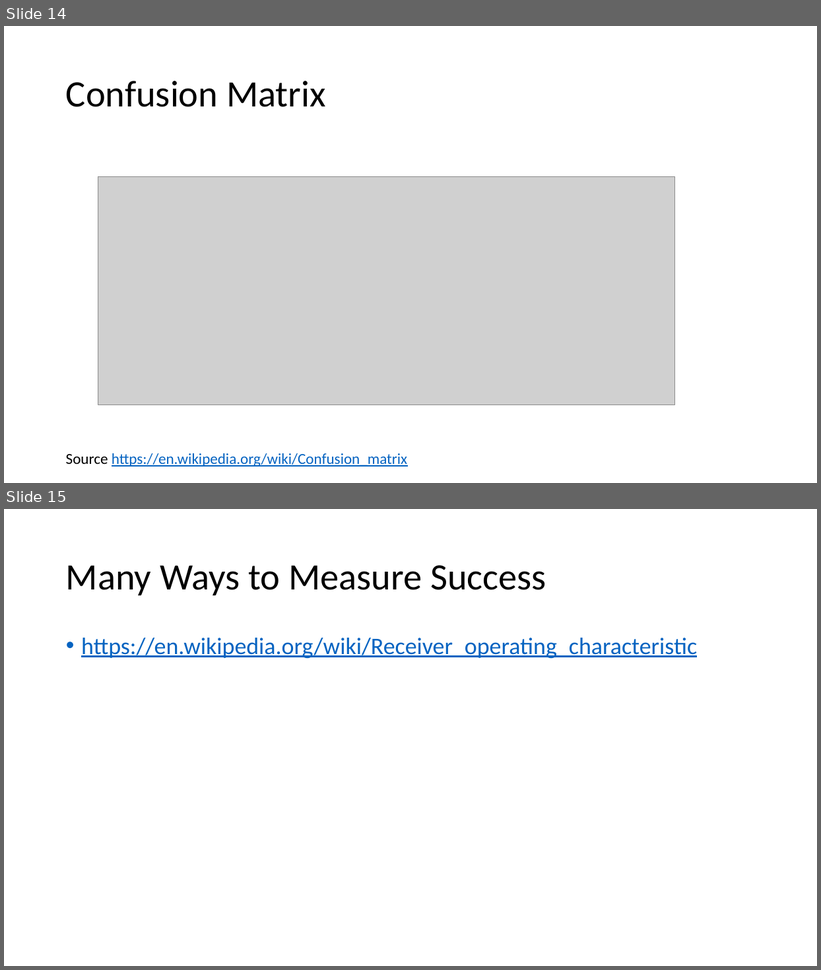
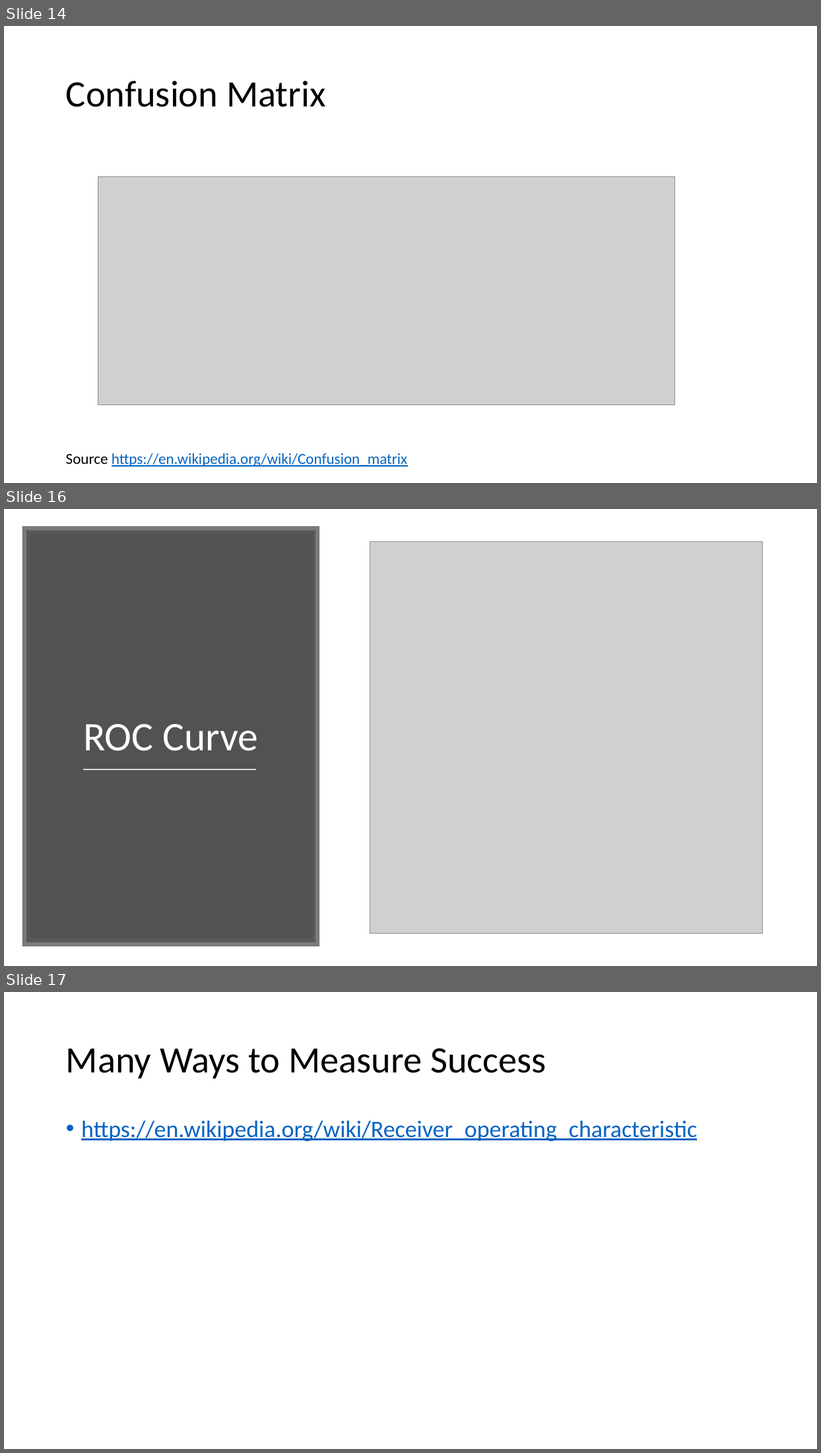
Before and after one commit to DataSciencePros/datascicon.tech, a slide deck: app/ModelEvaluation.pptx. Shown one above the other, each under a label of ours: slides 14 and 15 before the commit, slides 14, 16 and 17 after it; the slides between them are not shown. The pictures are 821x970 and 821x1453 pixels, drawn with LibreOffice and Linux fonts; fonts in the diff are those of the drawing; grey boxes stand for pictures. Boxes give left, top, right and bottom in pixels: in the first picture for what was removed or moved away, otherwise in the second. Text is boxed around its words. In the diff, an @@ line names an element or a change of style, - is before the commit and + after.

Commit message:
ROC Curve

```diff
--- a/app/ModelEvaluation.pptx
+++ b/app/ModelEvaluation.pptx
@@ slide 16 added at <box>4,509,817,966</box>, background #FFFFFF @@
@@ rectangle added at <box>26,530,316,943</box>, fill #404040 at 90% opacity, outline #595959 10 pt @@
@@ picture added at <box>370,542,762,934</box> @@
@@ title added at <box>83,724,258,751</box>, 48 pt, text #FFFFFF @@
+ROC Curve
@@ line added from (83, 770) to (256, 770), #D9D9D9 1.75 pt @@
@@ what was slide 15 is now slide 17 @@
```
Also in this commit, not shown: 1 other slide added.
